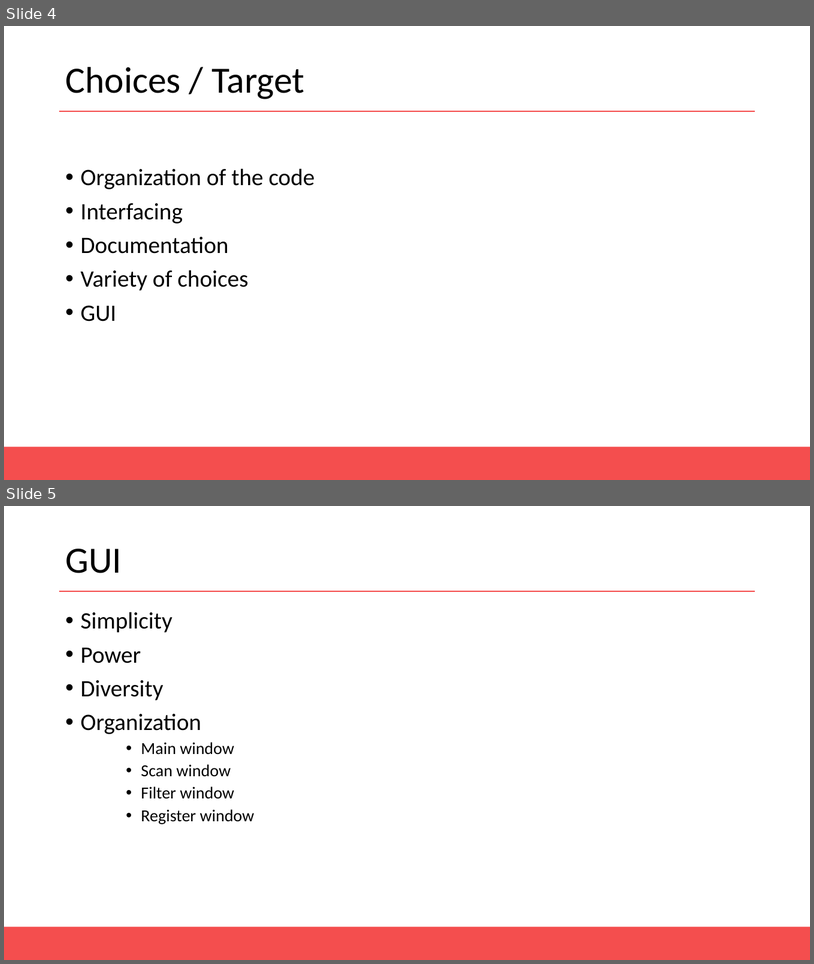
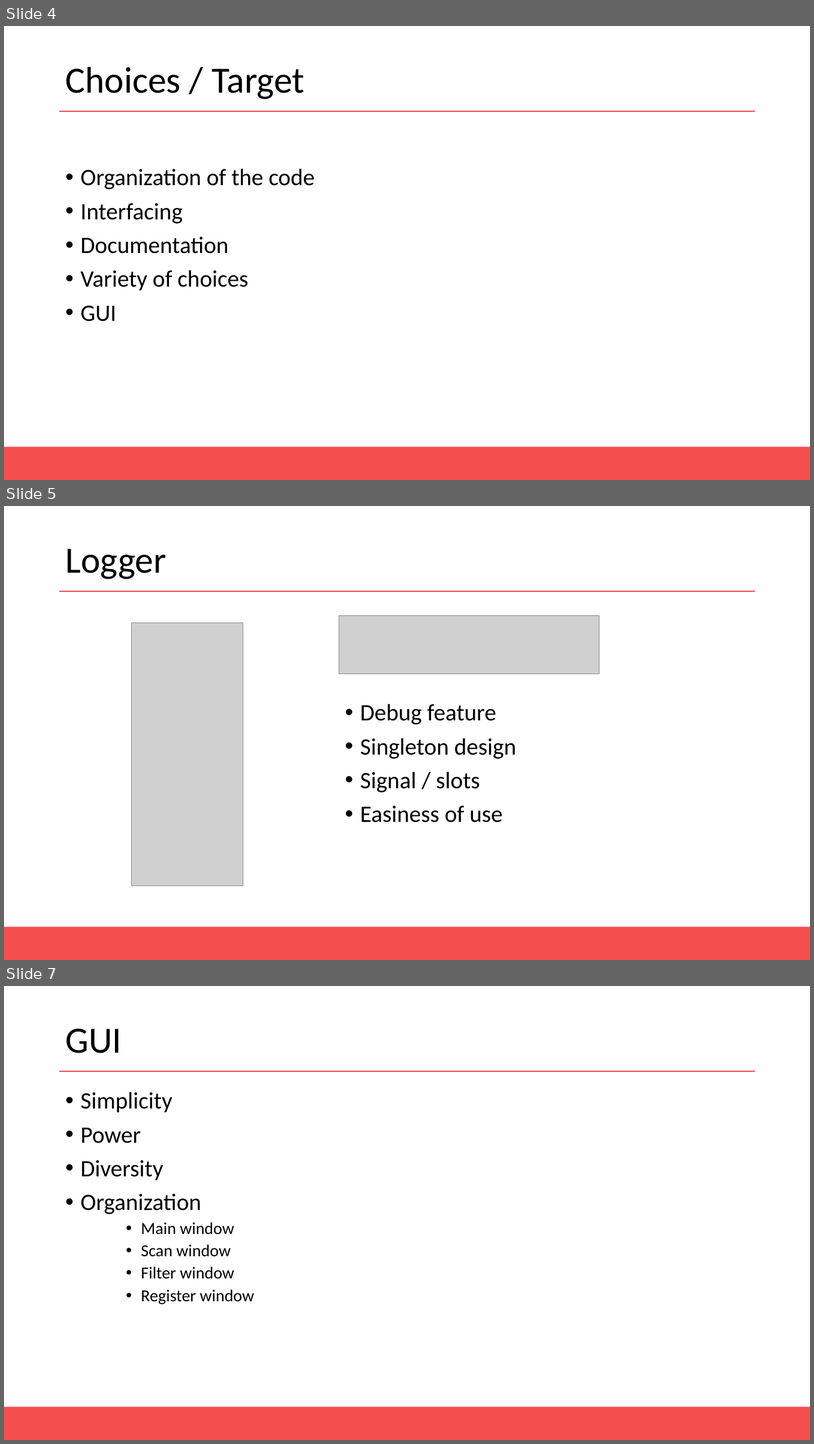
Before and after one commit to AntoineMerlet/3DScan, a slide deck: Presentation/MAGMA Presentation.pptx. Shown one above the other, each under a label of ours: slides 4 and 5 before the commit, slides 4, 5 and 7 after it; the slides between them are not shown. The pictures are 814x964 and 814x1444 pixels, drawn with LibreOffice and Linux fonts; fonts in the diff are those of the drawing; grey boxes stand for pictures. Boxes give left, top, right and bottom in pixels: in the first picture for what was removed or moved away, otherwise in the second. Text is boxed around its words. In the diff, an @@ line names an element or a change of style, - is before the commit and + after.

```diff
--- a/Presentation/MAGMA Presentation.pptx
+++ b/Presentation/MAGMA Presentation.pptx
@@ slide 5 added at bbox=[4, 506, 810, 960], background #FFFFFF; not listed: 2 template elements that a slide beside it also shows @@
@@ title added at bbox=[65, 549, 166, 579], 44 pt, text #000000 @@
+Logger
@@ picture added at bbox=[132, 623, 243, 885] @@
@@ picture added at bbox=[339, 615, 599, 674] @@
@@ text added at bbox=[360, 703, 516, 822], 28 pt, text #000000 @@
+• Debug feature
+• Singleton design
+• Signal / slots
+• Easiness of use
@@ what was slide 5 is now slide 7 @@
```
Also in this commit, not shown: 2 slides changed, 3 other slides added, 1 slide removed.
